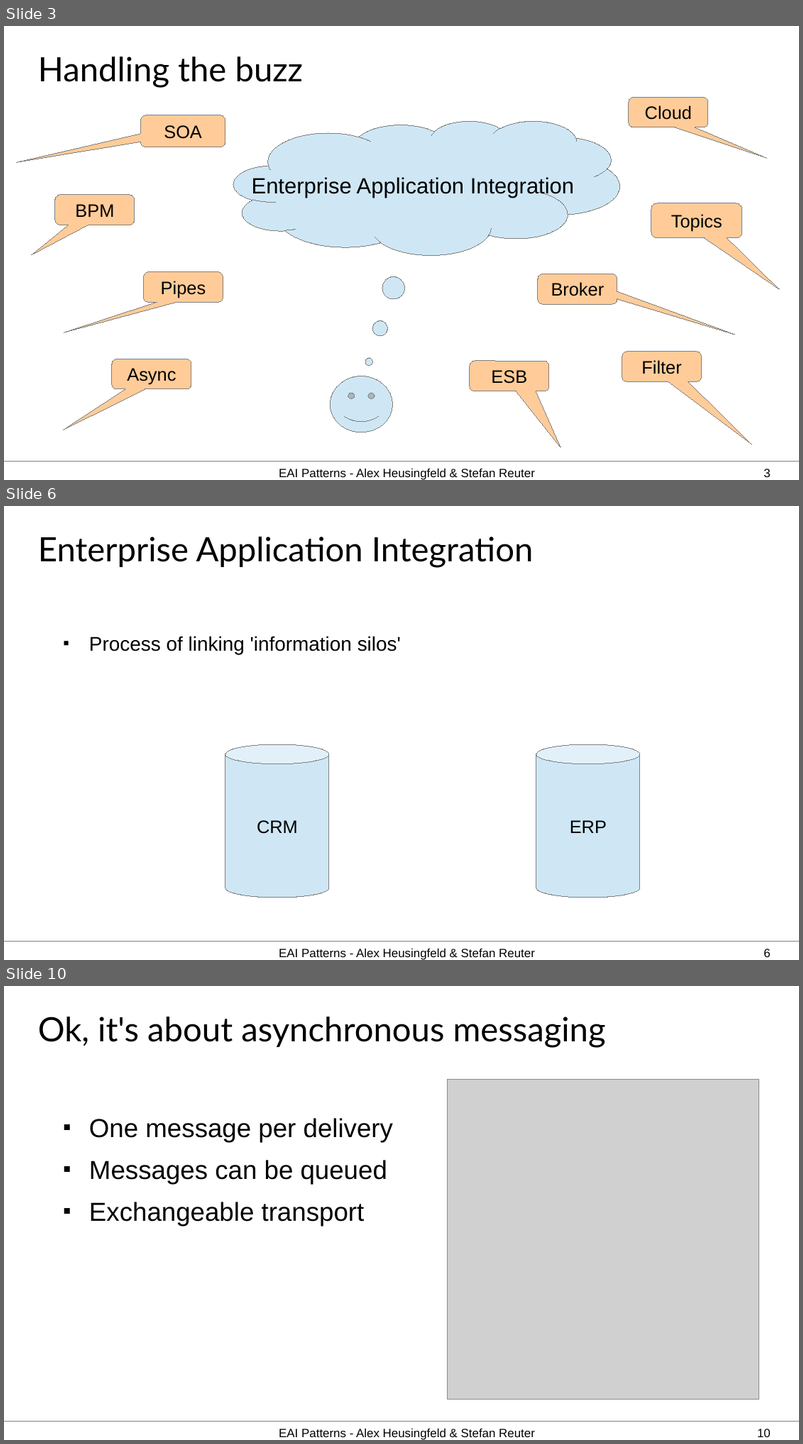
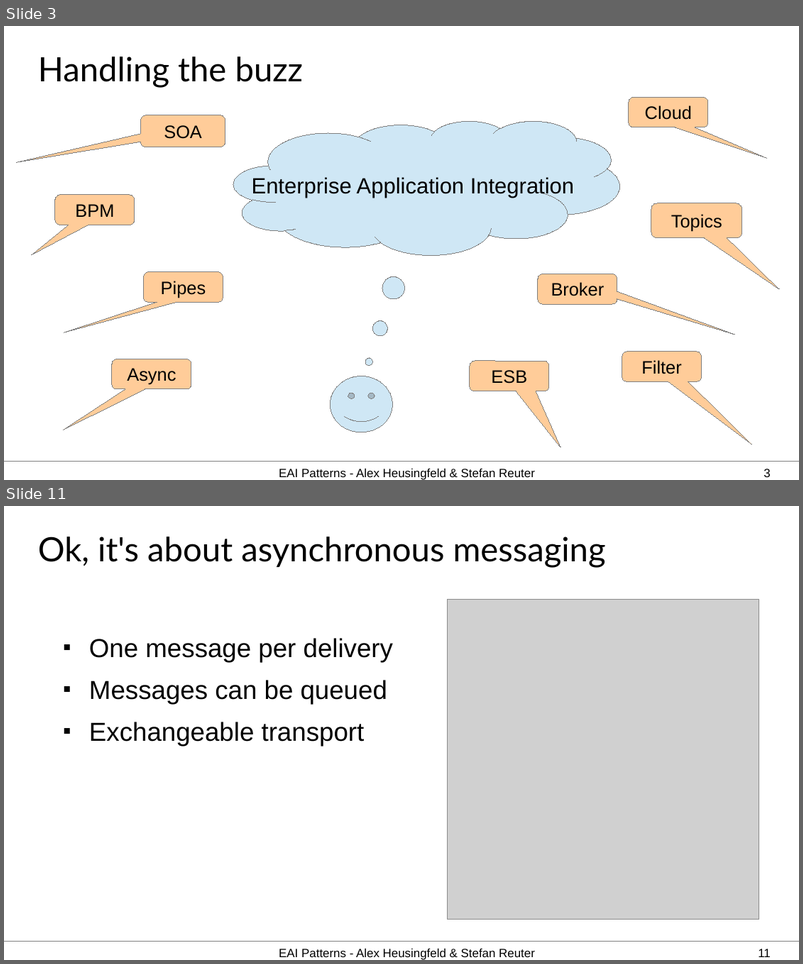
Before and after one commit to aheusingfeld/javaone2012, a slide deck: slides/eai-slides.odp. Shown one above the other, each under a label of ours: slides 3, 6 and 10 before the commit, slides 3 and 11 after it; the slides between them are not shown. The pictures are 803x1444 and 803x964 pixels, drawn with LibreOffice and Linux fonts; fonts in the diff are those of the drawing; grey boxes stand for pictures. Boxes give left, top, right and bottom in pixels: in the first picture for what was removed or moved away, otherwise in the second. Text is boxed around its words. In the diff, an @@ line names an element or a change of style, - is before the commit and + after.

```diff
--- a/slides/eai-slides.odp
+++ b/slides/eai-slides.odp
@@ slide 6 removed at (4,506,799,960), background #FFFFFF; not listed: 1 template element that a slide beside it also shows @@
@@ title removed at (38,537,533,568) @@
-Enterprise Application Integration
@@ text removed at (89,636,401,654) @@
-■ Process of linking 'information silos'
@@ cylinder removed at (226,745,329,899) @@
-CRM
@@ cylinder removed at (536,745,640,899) @@
-ERP
@@ text removed at (279,948,535,960) @@
-EAI Patterns - Alex Heusingfeld & Stefan Reuter
@@ page number removed at (764,949,770,958) @@
-6
@@ what was slide 10 is now slide 11 @@
@@ page number at (758,949,771,958): text changed @@
-10
+11
```
Also in this commit, not shown: 7 slides changed, 3 slides added.
